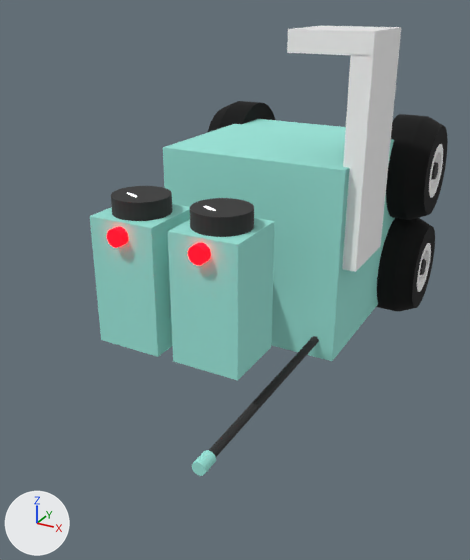
What one commit did to the glTF model assets/model/r1000.glb.
Rendered twice from a camera (50 mm lens) standing at (0.732, -2.045, 0.616) and looking at (0.025, -0.76, -0.026). Every picture has the same lights, and +X, +Y and +Z are marked at lower left. Where no turn or scale is listed for an object, it has been applied to the vertices. Vertices at the same position are counted once.
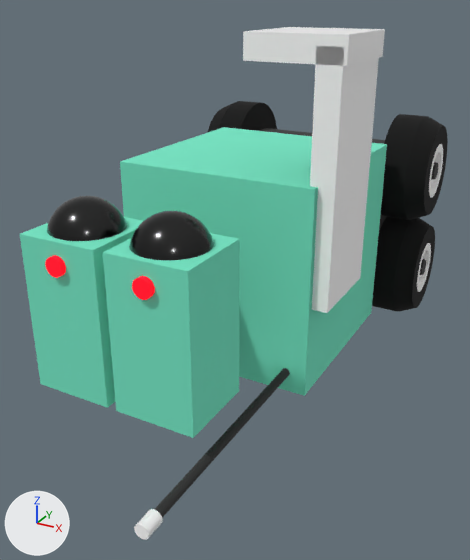
The newer file is also rescaled (x0.898), turned or shifted as a whole; pictures and numbers use the older file's frame.

Where the change shows, as pixel boxes (x1, y1, x2, y2) in the pictures (470 x 560 px):
'Cube', reshaped (15% wider, 11% taller)
    before: (163, 119, 395, 361)
    after: (120, 127, 387, 396)
'Cube.001', reshaped (28% wider, 26% taller)
    before: (167, 218, 275, 381)
    after: (102, 233, 240, 438)
'Cube.004', reshaped (23% wider, 25% taller)
    before: (90, 204, 190, 357)
    after: (20, 217, 143, 408)
'Cube.002', moved, rescaled (21% wider, 20% taller)
    before: (342, 49, 399, 272)
    after: (310, 46, 379, 313)
'Cube.003', moved, rescaled (24% wider, 29% taller)
    before: (287, 26, 401, 56)
    after: (243, 27, 385, 66)
'Sphere.001', added (black)
    after: (129, 211, 214, 260)
'Sphere', added (black)
    after: (47, 196, 127, 241)
'Cylinder.006', moved
    before: (209, 336, 319, 457)
    after: (154, 368, 290, 518)
'Cylinder.001', deleted
    before: (190, 198, 254, 237)
'Cylinder.004', deleted
    before: (111, 186, 172, 221)
'Cylinder.007', recoloured, moved
    before: (192, 450, 216, 476)
    after: (134, 509, 163, 540)
'Cylinder.003', surface changed
    both: (132, 243, 211, 300)
'Cylinder.005', surface changed, moved
    before: (107, 226, 128, 248)
    after: (45, 255, 66, 278)
'Cube.007', added
    after: (259, 128, 386, 231)

Patch to the scene script:
```diff
--- a/assets/model/r1000.glb.py
+++ b/assets/model/r1000.glb.py
@@ mat_paintred_002 @@
 mat_paintred_002.emission_color = (1.0, 0.0, 0.000974)  # red #ff0003
-mat_paintred_002.emission_strength = 5.1
+mat_paintred_002.emission_strength = 1.0
@@ me_cube_001 @@
-me_cube_001.from_pydata(...)  # 8 vertices, 12 faces; spans x -0.25..0.25, y -0.25..0.25, z -0.25..0.25
-me_cube_001.materials.append(mat_plant_002)  # cyan #9deade
-me_cube_001.materials.append(mat_plastic_001)  # dark grey #606060
+me_cube_001.from_pydata(...)  # 8 vertices, 12 faces; spans x -0.25..0.25, y -0.429..0.071, z -0.25..0.25
+# me_cube_001 part 1: the whole mesh is rebuilt
+me_cube_001.materials.append(mat_plant)  # green #76eac8
@@ me_cube_002 @@
-me_cube_002.from_pydata(...)  # 8 vertices, 12 faces; spans x -0.08..0.08, y -0.08..0.08, z -0.15..0.15
-me_cube_002.materials.append(mat_plant_002)  # cyan #9deade
-me_cube_002.materials.append(mat_plastic_001)  # dark grey #606060
+me_cube_002.from_pydata(...)  # 8 vertices, 12 faces; spans x -0.089..0.089, y -0.268..-0.09, z -0.167..0.167
+# me_cube_002 part 2: the whole mesh is rebuilt
+me_cube_002.materials.append(mat_plant)  # green #76eac8
@@ me_cube_005 @@
-me_cube_005.from_pydata(...)  # 8 vertices, 12 faces; spans x -0.08..0.08, y -0.08..0.08, z -0.15..0.15
-me_cube_005.materials.append(mat_plant_002)  # cyan #9deade
-me_cube_005.materials.append(mat_plastic_001)  # dark grey #606060
+me_cube_005.from_pydata(...)  # 8 vertices, 12 faces; spans x -0.089..0.089, y -0.268..-0.09, z -0.167..0.167
+# me_cube_005 part 3: the whole mesh is rebuilt
+me_cube_005.materials.append(mat_plant)  # green #76eac8
@@ me_cylinder_003 @@
 me_cylinder_003.from_pydata(...)  # 64 vertices, 124 faces; spans x -0.015..0.015, y -0.02..0.02, z -0.015..0.015
-me_cylinder_003.materials.append(mat_plant_002)  # cyan #9deade
+me_cylinder_003.materials.append(mat_defaultmat_001)  # white #ffffff
@@ ob_cube_002 @@
 ob_cube_002 = bpy.data.objects.new('Cube.002', me_cube_003)
-ob_cube_002.location = (0.259, -0.522, 0.247)
-ob_cube_002.scale = (0.025, 0.1, 0.25)
+ob_cube_002.location = (0.259, -0.701, 0.247)
+ob_cube_002.scale = (0.0278, 0.111, 0.278)
@@ ob_cube_003 @@
 ob_cube_003 = bpy.data.objects.new('Cube.003', me_cube_004)
-ob_cube_003.location = (0.184, -0.522, 0.519)
-ob_cube_003.scale = (0.1, 0.1, 0.025)
+ob_cube_003.location = (0.184, -0.701, 0.519)
+ob_cube_003.scale = (0.111, 0.111, 0.0278)
@@ ob_cylinder_001 @@
-ob_cylinder_001 = bpy.data.objects.new('Cylinder.001', me_cylinder_005)
@@ ob_cylinder_004 @@
-ob_cylinder_004 = bpy.data.objects.new('Cylinder.004', me_cylinder_007)
@@ ob_cylinder_005 @@
 ob_cylinder_005 = bpy.data.objects.new('Cylinder.005', me_cylinder_008)
-ob_cylinder_005.location = (-0.1, -1.04, 0.152)
+ob_cylinder_005.location = (-0.1, -1.219, 0.152)
@@ ob_cylinder_006 @@
 ob_cylinder_006 = bpy.data.objects.new('Cylinder.006', me_cylinder_001)
-ob_cylinder_006.location = (0.2, -0.9, -0.2)
+ob_cylinder_006.location = (0.2, -1.079, -0.2)
@@ ob_cylinder_007 @@
 ob_cylinder_007 = bpy.data.objects.new('Cylinder.007', me_cylinder_003)
-ob_cylinder_007.location = (0.2, -1.2, -0.2)
+ob_cylinder_007.location = (0.2, -1.379, -0.2)
@@ ob_cube_007 @@
+ob_cube_007 = bpy.data.objects.new('Cube.007', me_cube_007)  # a box spanning x -0.216..0.216, y -0.216..0.216, z -0.216..0.216; in mat_plastic_001 (dark grey #606060)
+ob_cube_007.location = (0.0, -0.333, 0.0)
@@ ob_sphere_001 @@
+ob_sphere_001 = bpy.data.objects.new('Sphere.001', me_sphere_001)  # a UV sphere (32 segments, 16 rings, poles along z) spanning x -0.079..0.079, y -0.079..0.079, z -0.079..0.079; in mat_blackglass (black #3d3d3d)
+ob_sphere_001.location = (0.097, -1.127, 0.182)
@@ ob_sphere @@
+ob_sphere = bpy.data.objects.new('Sphere', me_sphere_001.copy())
+ob_sphere.location = (-0.101, -1.127, 0.182)
```
